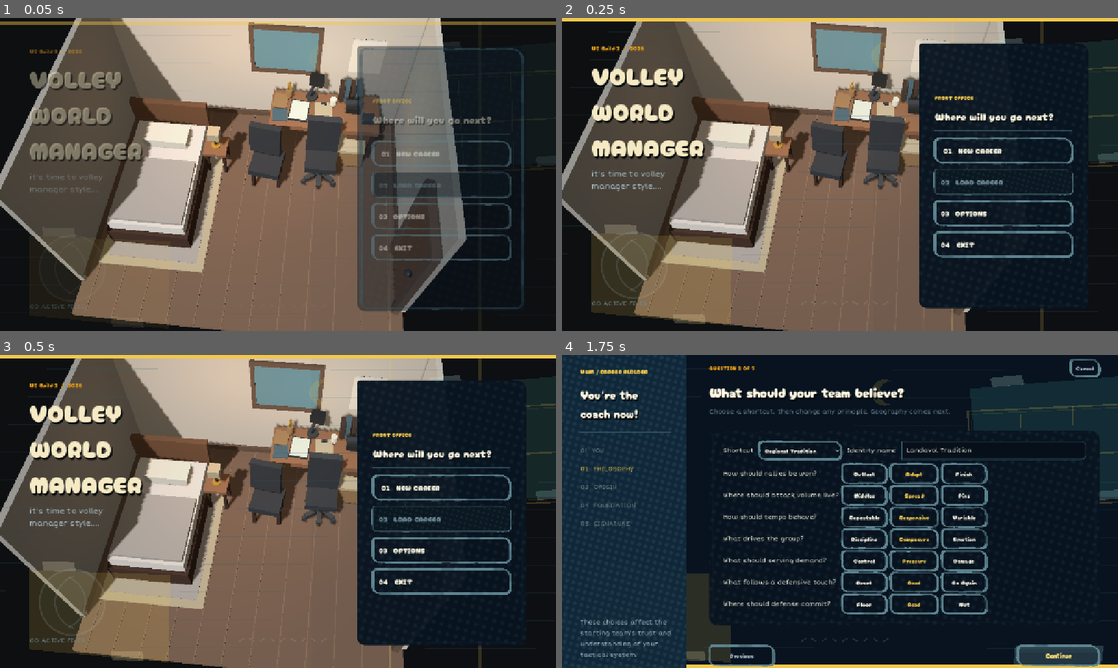
Above: before the commit, frames 1-4 (two rows, left to right).
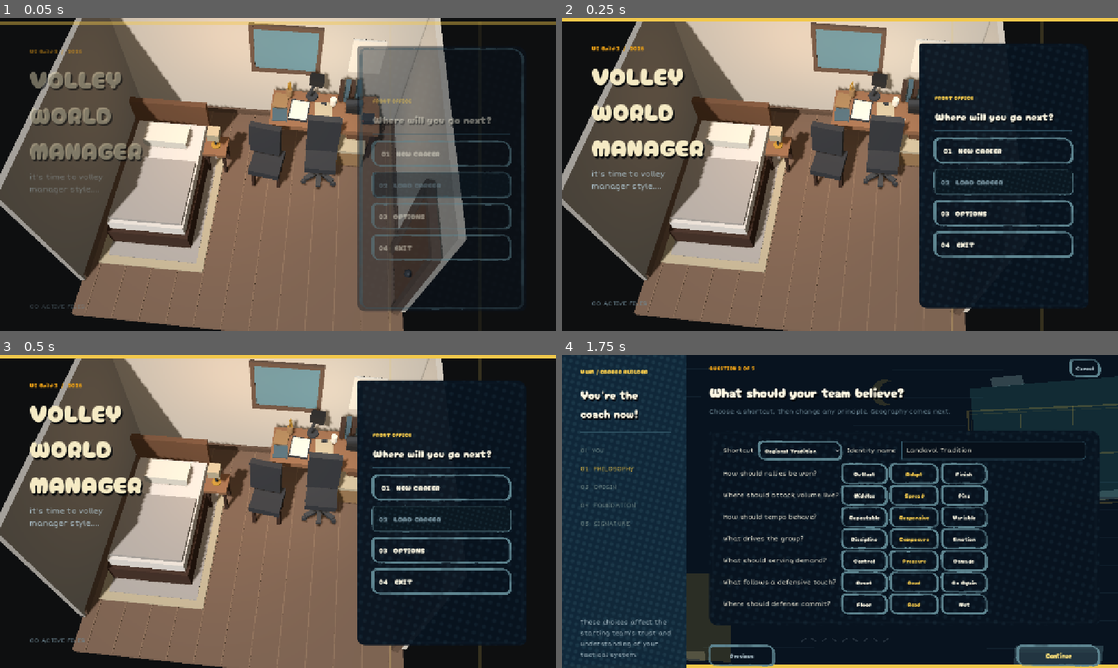
Above: after the commit, the same moments.

Repository: iracarranza/volley-world-manager
Game: Godot game, scene res://scenes/application.tscn
Same seed, same stepped clock (60 frames per second), same inputs: the game is played once before the commit and once after it.
Inputs:
- Up to frame 1 (0.05 s): no input
- Up to frame 2 (0.25 s): no input
- Up to frame 3 (0.5 s): no input
- Up to frame 4 (1.75 s): click "01 NEW CAREER" at 0.5 s; click "Continue" at 1.25 s

The runs differ from the first frame. In frame 1, 0.3% of the frame differs, in the area x 7-100%, y 16-99%; in frame 2, 4.1%; in frame 3, 4.1%, in the area x 0-100%, y 1-99%; in frame 4, nothing differs.
Error before the commit: Invalid assignment of property or key 'visible' with value of type 'bool' on a base object of type 'null instance'. (res://scenes/screens/title_screen.gd:55)
Error after the commit: Invalid assignment of property or key 'visible' with value of type 'bool' on a base object of type 'null instance'. (res://scenes/screens/title_screen.gd:59)

Commit message:
Reveal live office directly behind title UI

Diff:
--- a/scenes/screens/title_screen.gd
+++ b/scenes/screens/title_screen.gd
@@ -9,10 +9,10 @@
 const CareerManagerScript := preload("res://scripts/managers/career_manager.gd")
 const UIPalette := preload("res://scripts/data/ui_palette.gd")
 
-const BRAND_VEIL_OPACITY_DARK := 0.895
-const BRAND_VEIL_OPACITY_LIGHT := 0.87
-const BACKDROP_WASH_OPACITY := 0.08
-const RIGHT_BAND_OPACITY := 0.035
+## A little denser than the approved composition study: the room should remain
+## perceptible through the brand field without reducing the title's first read.
+const BRAND_VEIL_OPACITY_DARK := 0.92
+const BRAND_VEIL_OPACITY_LIGHT := 0.90
 
 @onready var CareerManager: CareerManagerScript = get_node("/root/CareerManager")
 @onready var save_list: ItemList = %SaveList
@@ -50,26 +50,33 @@
 
 
 func _install_live_office_overlay() -> void:
+	# No second title-room representation. The persistent OfficeShell is already
+	# underneath this Control in Application. Everything here is UI laid over it.
 	if desk_surface != null:
 		desk_surface.visible = false
+	%Background.visible = false
+	%CourtBand.visible = false
 	%CourtLineA.visible = false
 	%CourtLineB.visible = false
 	_brand_veil = ColorRect.new()
 	_brand_veil.name = "BrandVeil"
 	_brand_veil.mouse_filter = Control.MOUSE_FILTER_IGNORE
-	_brand_veil.set_anchors_preset(Control.PRESET_FULL_RECT)
+	_brand_veil.anchor_left = 0.0
+	_brand_veil.anchor_top = 0.0
 	_brand_veil.anchor_right = 0.56
+	_brand_veil.anchor_bottom = 1.0
 	_brand_veil.grow_horizontal = Control.GROW_DIRECTION_END
+	_brand_veil.grow_vertical = Control.GROW_DIRECTION_BOTH
 	add_child(_brand_veil)
-	move_child(_brand_veil, 1)
+	# The veil lives directly under the title Content and above the 3D room.
+	move_child(_brand_veil, 0)
 
 
 func enforce_live_office_overlay() -> void:
-	# UIStyleSystem owns broad screen styling and can touch the old decorative
-	# controls after this screen first configures itself. Reassert the title-only
-	# exceptions after that pass: no duplicate desk, and translucent room veils.
 	if desk_surface != null:
 		desk_surface.visible = false
+	%Background.visible = false
+	%CourtBand.visible = false
 	%CourtLineA.visible = false
 	%CourtLineB.visible = false
 	_apply_overlay_palette()
@@ -120,20 +127,17 @@
 	%Title.modulate = UIPalette.color(&"ink", _light_mode)
 	%Edition.modulate = UIPalette.color(&"accent", _light_mode)
 	_tint_menu(_light_mode)
-	# Application's style walk follows this call. Reapply the deliberate alpha
-	# values one frame later so generic ColorRect styling cannot make them opaque.
 	call_deferred("enforce_live_office_overlay")
 
 
 func _apply_overlay_palette() -> void:
+	if _brand_veil == null:
+		return
 	var canvas := UIPalette.color(&"canvas", _light_mode)
-	var canvas_alt := UIPalette.color(&"canvas_alt", _light_mode)
-	%Background.color = Color(canvas, BACKDROP_WASH_OPACITY)
-	%CourtBand.color = Color(canvas_alt, RIGHT_BAND_OPACITY)
-	if _brand_veil != null:
-		_brand_veil.color = Color(canvas, BRAND_VEIL_OPACITY_LIGHT if _light_mode else BRAND_VEIL_OPACITY_DARK)
-
-
+	_brand_veil.color = Color(canvas, BRAND_VEIL_OPACITY_LIGHT if _light_mode else BRAND_VEIL_OPACITY_DARK)
+
+
+## The office camera moves underneath this screen. This only clears title UI.
 func play_desk_departure() -> void:
 	if not visible:
 		return
@@ -143,16 +147,12 @@
 	tween.tween_property(%Brand, "modulate:a", 0.0, 0.78).set_delay(0.28)
 	if _brand_veil != null:
 		tween.tween_property(_brand_veil, "modulate:a", 0.0, 1.18).set_delay(0.12)
-	tween.tween_property(%Background, "modulate:a", 0.0, 1.10)
-	tween.tween_property(%CourtBand, "modulate:a", 0.0, 0.92)
 	await tween.finished
 
 
 func reset_departure() -> void:
 	%MenuPanel.modulate = Color.WHITE
 	%Brand.modulate = Color.WHITE
-	%Background.modulate = Color.WHITE
-	%CourtBand.modulate = Color.WHITE
 	if _brand_veil != null:
 		_brand_veil.modulate = Color.WHITE
 	enforce_live_office_overlay()
